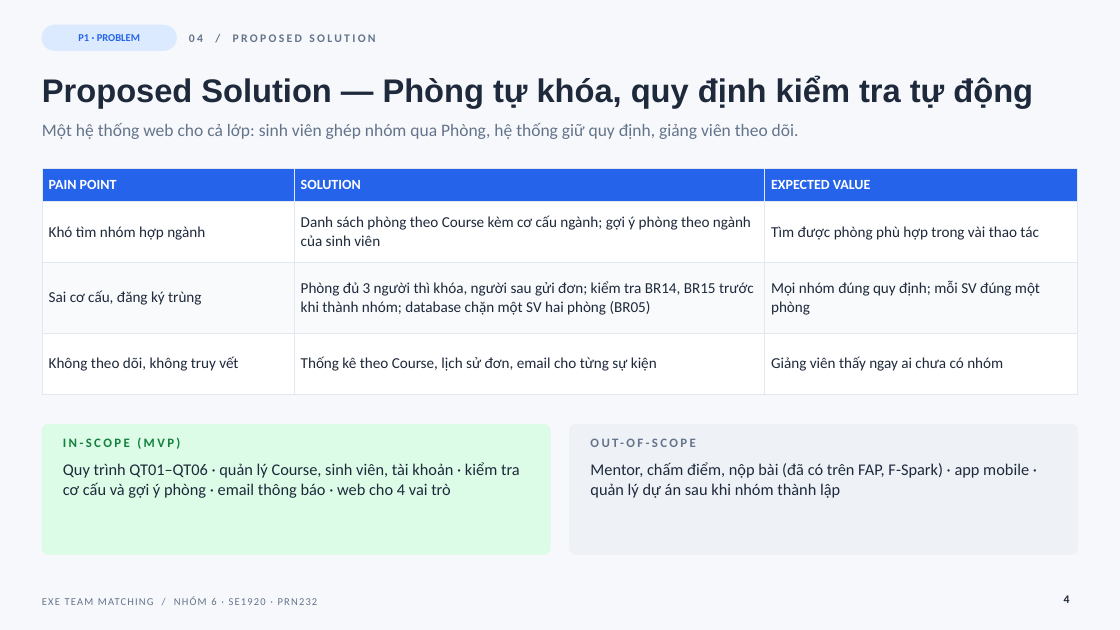
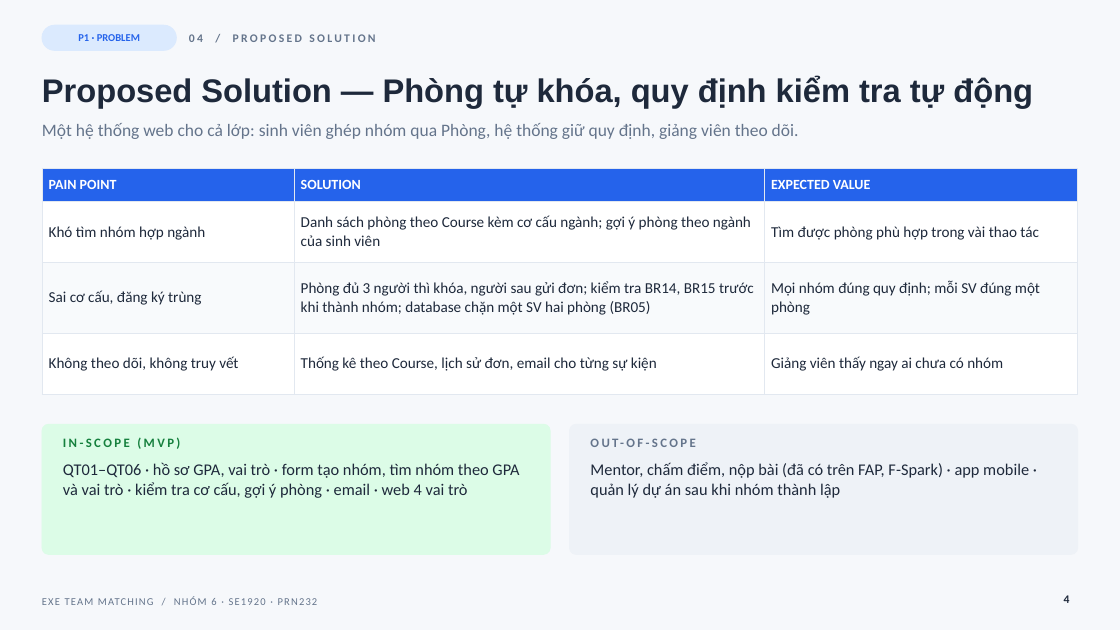
Before and after one commit to co-duong-hao/PRN232_Final, a slide deck: slide 4 of docs/slides/EXE_Team_Matching_Nhom6.pptx. Drawn at 1120x630 pixels with LibreOffice and Linux fonts; fonts in the diff are those of the drawing. Boxes give left, top, right and bottom in pixels: in the first picture for what was removed or moved away, otherwise in the second. Text is boxed around its words. In the diff, an @@ line names an element or a change of style, - is before the commit and + after.

```diff
--- a/docs/slides/EXE_Team_Matching_Nhom6.pptx
+++ b/docs/slides/EXE_Team_Matching_Nhom6.pptx
@@ text at (63, 462, 519, 498): text changed @@
-Quy trình QT01–QT06 · quản lý Course, sinh viên, tài khoản · kiểm tra cơ cấu và gợi ý phòng · email thông báo · web cho 4 vai trò
+QT01–QT06 · hồ sơ GPA, vai trò · form tạo nhóm, tìm nhóm theo GPA và vai trò · kiểm tra cơ cấu, gợi ý phòng · email · web 4 vai trò
```
Also in this commit, not shown: 12 other slides changed, 1 slide added, 2 other files.
